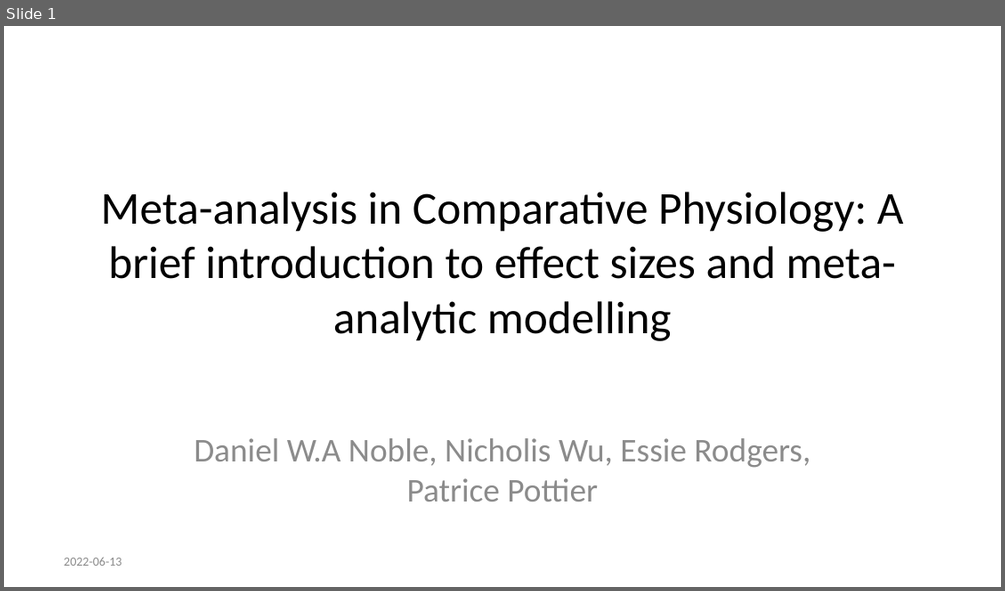
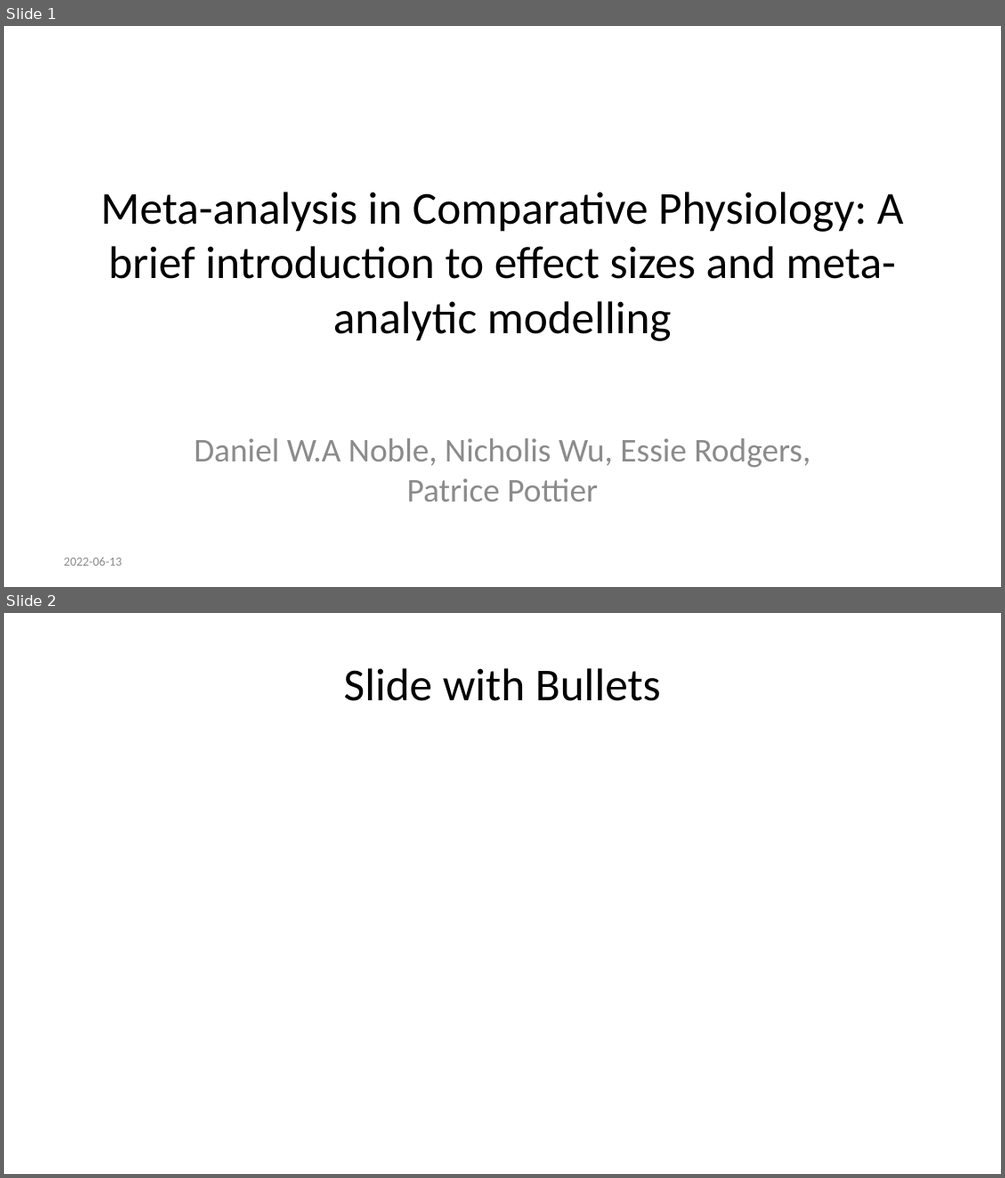
Before and after one commit to daniel1noble/meta-workshop, a slide deck: slides/code_slides.pptx. Shown one above the other, each under a label of ours: slide 1 before the commit, slides 1 and 2 after it. The pictures are 1005x591 and 1005x1178 pixels, drawn with LibreOffice and Linux fonts; fonts in the diff are those of the drawing. Boxes give left, top, right and bottom in pixels: in the first picture for what was removed or moved away, otherwise in the second. Text is boxed around its words. In the diff, an @@ line names an element or a change of style, - is before the commit and + after.

```diff
--- a/slides/code_slides.pptx
+++ b/slides/code_slides.pptx
@@ slide 2 added at [4, 613, 1001, 1174], background #FFFFFF @@
@@ title added at [344, 668, 661, 701], 33 pt, text #000000 @@
+Slide with Bullets
```
Also in this commit, not shown: 12 other slides added, 2 slides removed, 1 other file.
